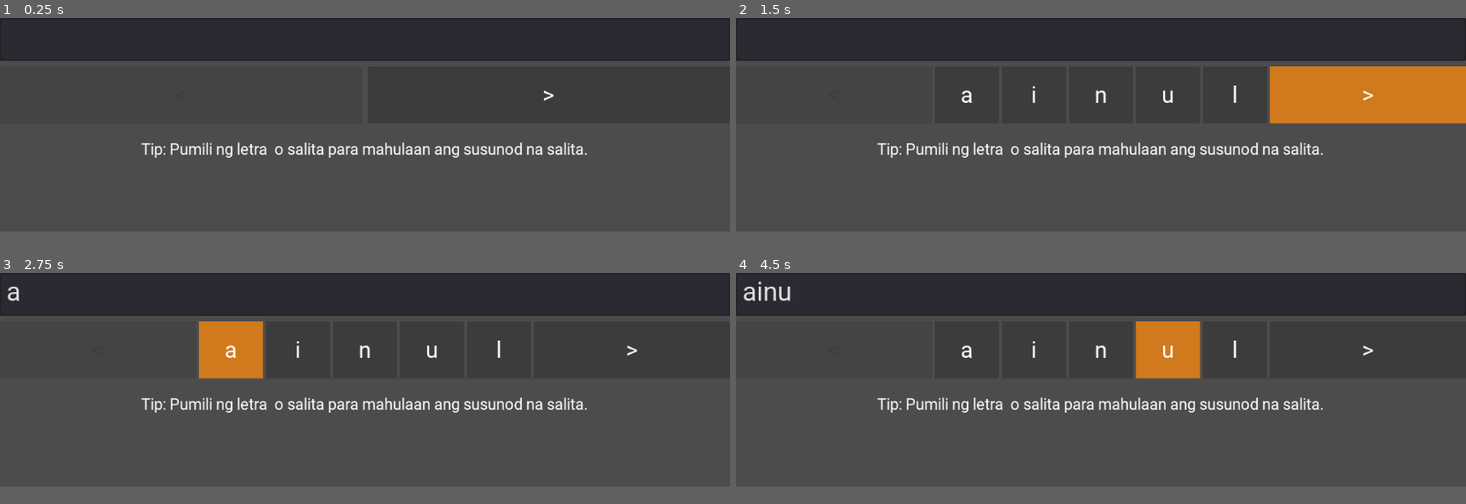
Above: before the commit, frames 1-4 (two rows, left to right).
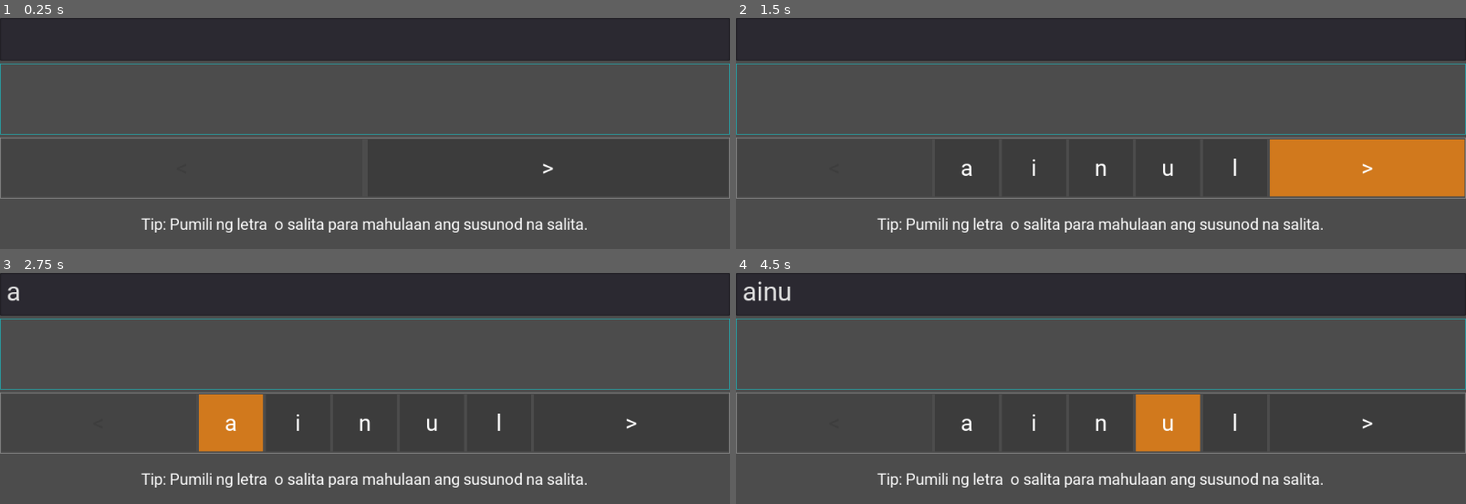
Above: after the commit, the same moments.

Repository: mjsolidarios/sulaisip
Game: Godot game, scene res://Main.tscn
Two runs of this game, one before a commit and one after it. Both use one fixed random seed, a clock stepped at 60 frames per second and the inputs below.
Inputs:
- Up to frame 1 (0.25 s): no input
- Up to frame 2 (1.5 s): click "<" at 0.5 s; click ">" at 1.25 s
- Up to frame 3 (2.75 s): click "a" at 2 s
- Up to frame 4 (4.5 s): click "i" at 2.75 s; click "n" at 3.5 s; click "u" at 4.25 s
In our replay, the window is 800x234 before the commit and 800x253 after it. These sizes can differ from the game's own. Grey fills any space a smaller window leaves; there, only what the larger window draws over its background counts as a difference.

The runs differ from the first frame. In frame 1, 4.7% of the frame differs, in the area x 0-100%, y 19-93%; in frame 2, 18%; in frame 3, 9.2%; in frame 4, 9.2%.
Error in both runs: Invalid get index 'nextCharacters' (on base: 'Nil'). (res://Main.gd:120)

Commit message:
Nav toggle

Diff:
--- a/app/Main.gd
+++ b/app/Main.gd
@@ -22,14 +22,14 @@
 	button.text = text
 	button.rect_size = Vector2(90,80)
 	button.get_node("TextureButton").connect("pressed", self, "_add_text_to_input", [text])
-	$VBoxContainer/HBoxContainer/GridContainer.add_child(button)
+	$VBoxContainer/NinePatchRect2/MarginContainer/HBoxContainer/GridContainer.add_child(button)
 
 func _populate_character_grid():
 
 	# clear node
-	var children = $VBoxContainer/HBoxContainer/GridContainer.get_children()
+	var children = $VBoxContainer/NinePatchRect2/MarginContainer/HBoxContainer/GridContainer.get_children()
 	for i in children:
-		$VBoxContainer/HBoxContainer/GridContainer.remove_child(i)
+		$VBoxContainer/NinePatchRect2/MarginContainer/HBoxContainer/GridContainer.remove_child(i)
 
 	var character_bucket = ""
 	var all_characters_string = _array_to_string(character_frequency_data.keys())
@@ -78,14 +78,14 @@
 # Called every frame. 'delta' is the elapsed time since the previous frame.
 func _process(delta):
 	if current_page == 0:
-		$VBoxContainer/HBoxContainer/PreviousButton.state = "disabled"
+		$VBoxContainer/NinePatchRect2/MarginContainer/HBoxContainer/PreviousButton.state = "disabled"
 	else:
-		$VBoxContainer/HBoxContainer/PreviousButton.state = "normal"
+		$VBoxContainer/NinePatchRect2/MarginContainer/HBoxContainer/PreviousButton.state = "normal"
 
 	if current_page == 4:
-		$VBoxContainer/HBoxContainer/NextButton.state = "disabled"
+		$VBoxContainer/NinePatchRect2/MarginContainer/HBoxContainer/NextButton.state = "disabled"
 	else:
-		$VBoxContainer/HBoxContainer/NextButton.state = "normal"
+		$VBoxContainer/NinePatchRect2/MarginContainer/HBoxContainer/NextButton.state = "normal"
 
 func _add_text_to_input(var character):
 	$VBoxContainer/TextEdit.text += character
@@ -113,9 +113,9 @@
 #	print(json.result['wordList'])
 
 	# clear node
-	var children = $VBoxContainer/TextSuggestions.get_children()
+	var children = $VBoxContainer/NinePatchRect/MarginContainer/TextSuggestions.get_children()
 	for i in children:
-		$VBoxContainer/TextSuggestions.remove_child(i)
+		$VBoxContainer/NinePatchRect/MarginContainer/TextSuggestions.remove_child(i)
 
 	next_characters = json.result['nextCharacters']
 
@@ -125,7 +125,7 @@
 		button.text = TrimmedText.to_lower()
 		button.get_node("TextureButton").connect("pressed", self, "_predict_next_character", [i['token_str']])
 
-		$VBoxContainer/TextSuggestions.add_child(button)
+		$VBoxContainer/NinePatchRect/MarginContainer/TextSuggestions.add_child(button)
 
 	_populate_character_grid()
 
--- a/app/Main.tscn
+++ b/app/Main.tscn
@@ -1,9 +1,12 @@
-[gd_scene load_steps=7 format=2]
+[gd_scene load_steps=10 format=2]
 
 [ext_resource path="res://Main.gd" type="Script" id=1]
 [ext_resource path="res://fonts/Roboto-Regular.ttf" type="DynamicFontData" id=2]
 [ext_resource path="res://components/CharacterButton.tscn" type="PackedScene" id=3]
 [ext_resource path="res://NavContainer.gd" type="Script" id=4]
+[ext_resource path="res://images/rect.png" type="Texture" id=5]
+[ext_resource path="res://NinePatchRectPanel.gd" type="Script" id=6]
+[ext_resource path="res://images/rect_inactive.png" type="Texture" id=7]
 
 [sub_resource type="DynamicFont" id=1]
 size = 37
@@ -28,35 +31,82 @@
 custom_fonts/font = SubResource( 1 )
 caret_blink = true
 
-[node name="TextSuggestions" type="HBoxContainer" parent="VBoxContainer"]
+[node name="NinePatchRect" type="NinePatchRect" parent="VBoxContainer"]
 margin_top = 64.0
 margin_right = 1024.0
-margin_bottom = 64.0
+margin_bottom = 164.0
+rect_min_size = Vector2( 0, 100 )
+texture = ExtResource( 5 )
+patch_margin_left = 2
+patch_margin_top = 2
+patch_margin_right = 2
+patch_margin_bottom = 2
+axis_stretch_horizontal = 1
+axis_stretch_vertical = 1
+script = ExtResource( 6 )
+active_texture = ExtResource( 5 )
+inactive_texture = ExtResource( 7 )
+is_active = true
 
-[node name="HBoxContainer" type="HBoxContainer" parent="VBoxContainer"]
-margin_top = 68.0
+[node name="MarginContainer" type="MarginContainer" parent="VBoxContainer/NinePatchRect"]
+anchor_right = 1.0
+anchor_bottom = 1.0
+margin_left = 2.0
+margin_top = 2.0
+margin_right = -2.0
+margin_bottom = -2.0
+
+[node name="TextSuggestions" type="HBoxContainer" parent="VBoxContainer/NinePatchRect/MarginContainer"]
+margin_right = 1020.0
+margin_bottom = 96.0
+
+[node name="NinePatchRect2" type="NinePatchRect" parent="VBoxContainer"]
+margin_top = 168.0
 margin_right = 1024.0
-margin_bottom = 148.0
+margin_bottom = 256.0
+rect_min_size = Vector2( 0, 86 )
+texture = ExtResource( 5 )
+patch_margin_left = 2
+patch_margin_top = 2
+patch_margin_right = 2
+patch_margin_bottom = 2
+axis_stretch_horizontal = 1
+axis_stretch_vertical = 1
+script = ExtResource( 6 )
+active_texture = ExtResource( 5 )
+inactive_texture = ExtResource( 7 )
+
+[node name="MarginContainer" type="MarginContainer" parent="VBoxContainer/NinePatchRect2"]
+anchor_right = 1.0
+anchor_bottom = 1.0
+margin_left = 2.0
+margin_top = 3.0
+margin_right = -2.0
+margin_bottom = -13.0
+
+[node name="HBoxContainer" type="HBoxContainer" parent="VBoxContainer/NinePatchRect2/MarginContainer"]
+margin_right = 1020.0
+margin_bottom = 80.0
 script = ExtResource( 4 )
 
-[node name="PreviousButton" parent="VBoxContainer/HBoxContainer" instance=ExtResource( 3 )]
+[node name="PreviousButton" parent="VBoxContainer/NinePatchRect2/MarginContainer/HBoxContainer" instance=ExtResource( 3 )]
 anchor_right = 0.0
 anchor_bottom = 0.0
-margin_right = 508.0
+margin_right = 506.0
 margin_bottom = 80.0
 text = "<"
 
-[node name="GridContainer" type="GridContainer" parent="VBoxContainer/HBoxContainer"]
-margin_left = 512.0
-margin_right = 512.0
+[node name="GridContainer" type="GridContainer" parent="VBoxContainer/NinePatchRect2/MarginContainer/HBoxContainer"]
+margin_left = 510.0
+margin_right = 510.0
 margin_bottom = 80.0
 columns = 6
 
-[node name="NextButton" parent="VBoxContainer/HBoxContainer" instance=ExtResource( 3 )]
+[node name="NextButton" parent="VBoxContainer/NinePatchRect2/MarginContainer/HBoxContainer" instance=ExtResource( 3 )]
 anchor_right = 0.0
 anchor_bottom = 0.0
-margin_left = 516.0
-margin_right = 1024.0
+margin_left = 514.0
+margin_right = 1020.0
 margin_bottom = 80.0
 text = ">"
 
@@ -68,15 +118,15 @@
 text = "Text"
 
 [node name="Control" type="Control" parent="VBoxContainer"]
-margin_top = 152.0
+margin_top = 258.0
 margin_right = 1024.0
-margin_bottom = 167.0
+margin_bottom = 273.0
 rect_min_size = Vector2( 0, 15 )
 
 [node name="Label" type="Label" parent="VBoxContainer"]
-margin_top = 171.0
+margin_top = 277.0
 margin_right = 1024.0
-margin_bottom = 198.0
+margin_bottom = 304.0
 custom_fonts/font = SubResource( 2 )
 text = "Tip: Pumili ng letra  o salita para mahulaan ang susunod na salita."
 align = 1
--- a/app/NavContainer.gd
+++ b/app/NavContainer.gd
@@ -1,9 +1,4 @@
 extends HBoxContainer
-
-
-# Declare member variables here. Examples:
-# var a = 2
-# var b = "text"
 
 
 # Called when the node enters the scene tree for the first time.
@@ -17,13 +12,13 @@
 #	pass
 
 func _goto_next_page():
-	var parent_node = get_parent().get_parent()
+	var parent_node = get_parent().get_parent().get_parent().get_parent()
 	if parent_node.current_page < 5:
 		parent_node.current_page+=1
 	parent_node._populate_character_grid()
 
 func _goto_prev_page():
-	var parent_node = get_parent().get_parent()
+	var parent_node = get_parent().get_parent().get_parent().get_parent()
 	if parent_node.current_page >= 0:
 		parent_node.current_page-=1
 	parent_node._populate_character_grid()
--- /dev/null
+++ b/app/NinePatchRectPanel.gd
@@ -0,0 +1,19 @@
+extends NinePatchRect
+
+
+export var active_texture: Texture
+export var inactive_texture: Texture
+export var is_active: bool
+
+
+# Called when the node enters the scene tree for the first time.
+func _ready():
+	pass # Replace with function body.
+
+
+# Called every frame. 'delta' is the elapsed time since the previous frame.
+func _process(delta):
+	if is_active:
+		self.texture = active_texture
+	else:
+		self.texture = inactive_texture
--- a/app/project.godot
+++ b/app/project.godot
@@ -16,7 +16,7 @@
 
 [display]
 
-window/size/height=300
+window/size/height=325
 
 [gui]
 
Binary file added: app/images/rect.png
Not shown, added: app/images/rect.png.import
Binary file added: app/images/rect_inactive.png
Not shown, added: app/images/rect_inactive.png.import
